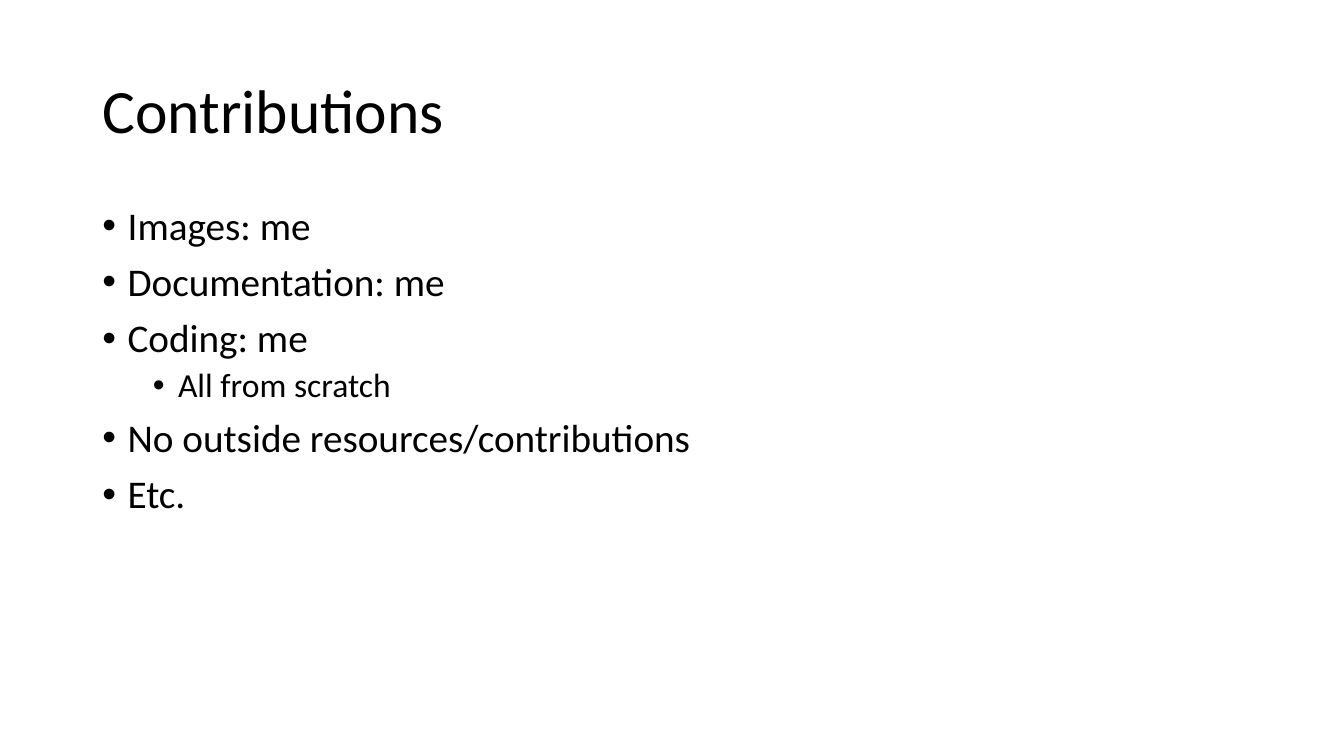
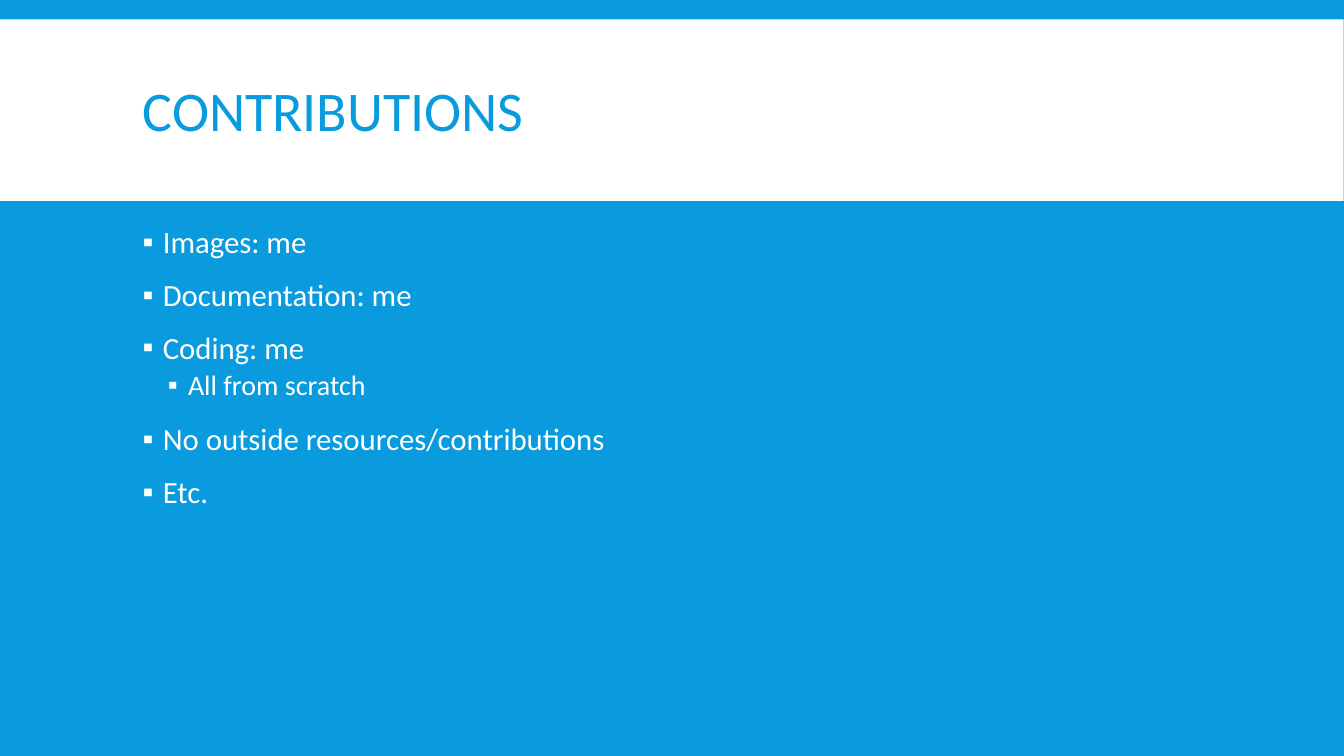
Before and after one commit to mattj122/MazeRunner, a slide deck: slide 8 of presen.pptx. Drawn at 1344x756 pixels with LibreOffice and Linux fonts; fonts in the diff are those of the drawing. Boxes give left, top, right and bottom in pixels: in the first picture for what was removed or moved away, otherwise in the second. Text is boxed around its words. In the diff, an @@ line names an element or a change of style, - is before the commit and + after.

```diff
--- a/presen.pptx
+++ b/presen.pptx
@@ background #FFFFFF to #099BDD @@
@@ rectangle added at box(0, 19, 1344, 201), fill #FFFFFF @@
@@ title at box(143, 94, 524, 132): text changed; size 44 to 40 pt; text colour #000000 to #099BDD @@
-Contributions
+CONTRIBUTIONS
@@ text "Images: me": place and size @@
-text "Images: me" at box(128, 215, 690, 509)
+text "Images: me" at box(163, 233, 605, 504)
@@ text "Images: me" at box(163, 233, 605, 504): size 28 to 22 pt in "Images: me", "Documentation: me", "Coding: me", "No outside resources/contributions" and 1 more places; text colour #000000 to #FFFFFF; size 24 to 20 pt in "All from scratch"; bullet • to ▪; more space between paragraphs @@
```
Also in this commit, not shown: 7 other slides changed, 1 slide added, 17 other files.
